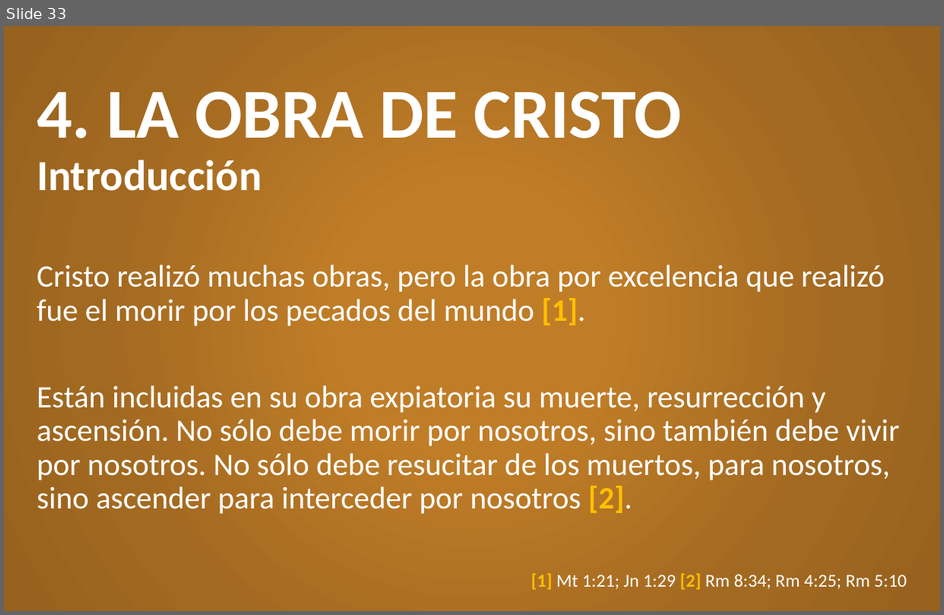
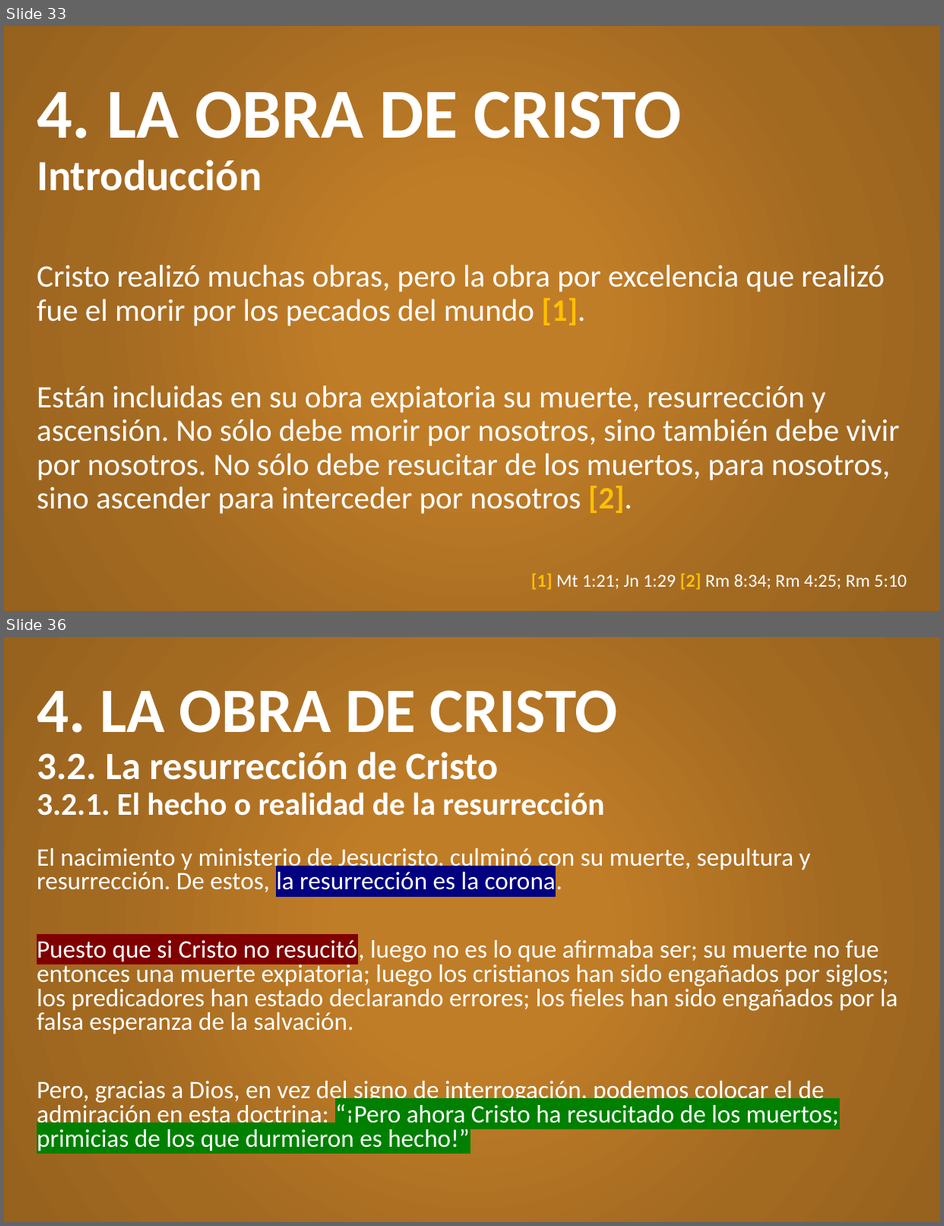
Before and after one commit to CreyTuning/documents, a slide deck: slideshow/Teologia Sistematica y Biblica - Myer Pearlman/Clases/8. Jesucristo.pptx. Shown one above the other, each under a label of ours: slide 33 before the commit, slides 33 and 36 after it; the slides between them are not shown. The pictures are 944x615 and 944x1226 pixels, drawn with LibreOffice and Linux fonts; fonts in the diff are those of the drawing. Boxes give left, top, right and bottom in pixels: in the first picture for what was removed or moved away, otherwise in the second. Text is boxed around its words. In the diff, an @@ line names an element or a change of style, - is before the commit and + after.

```diff
--- a/slideshow/Teologia Sistematica y Biblica - Myer Pearlman/Clases/8. Jesucristo.pptx
+++ b/slideshow/Teologia Sistematica y Biblica - Myer Pearlman/Clases/8. Jesucristo.pptx
@@ slide 36 added at (4, 637, 940, 1222), background gradient #C07D27 to #A26921 to #97621E @@
@@ title added at (37, 690, 618, 816), 24.3 pt, text #FFFFFF, bold @@
+4. LA OBRA DE CRISTO
+3.2. La resurrección de Cristo
+3.2.1. El hecho o realidad de la resurrección
@@ text added at (37, 848, 898, 1152), 19.4 pt, text #FFFFFF @@
+El nacimiento y ministerio de Jesucristo, culminó con su muerte, sepultura y resurrección. De estos, la resurrección es la corona.
+Puesto que si Cristo no resucitó, luego no es lo que afirmaba ser; su muerte no fue entonces una muerte expiatoria; luego los cristianos han sido engañados por siglos; los predicadores han estado declarando errores; los fieles han sido engañados por la falsa esperanza de la salvación.
+Pero, gracias a Dios, en vez del signo de interrogación, podemos colocar el de admiración en esta doctrina: “¡Pero ahora Cristo ha resucitado de los muertos; primicias de los que durmieron es hecho!”
```
Also in this commit, not shown: 1 slide changed, 7 other slides added, 12 other files.
